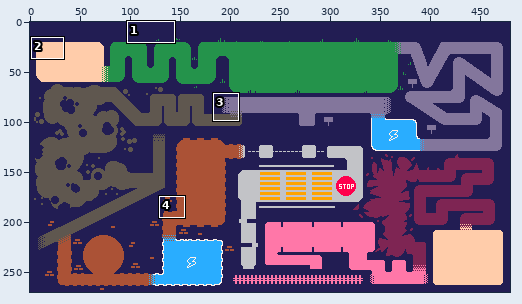
Sprite sheet, stored at Sprites/LEVEL.png. Above: a wide view before the commit, with the close-up outlined.
Close-up. Earlier state:
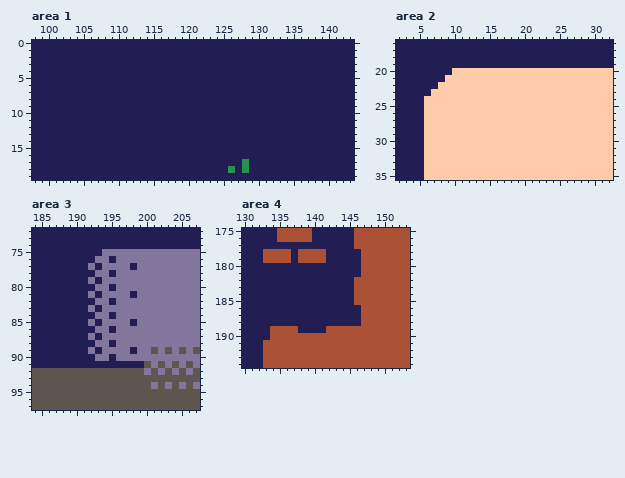
The file is 480x270 pixels. Shown: area 1: x 98..143, y 0..19; area 2: x 2..32, y 16..35; area 3: x 184..207, y 72..97; area 4: x 130..153, y 175..194. The commit also changed other parts of the picture, which this record leaves out.
After:
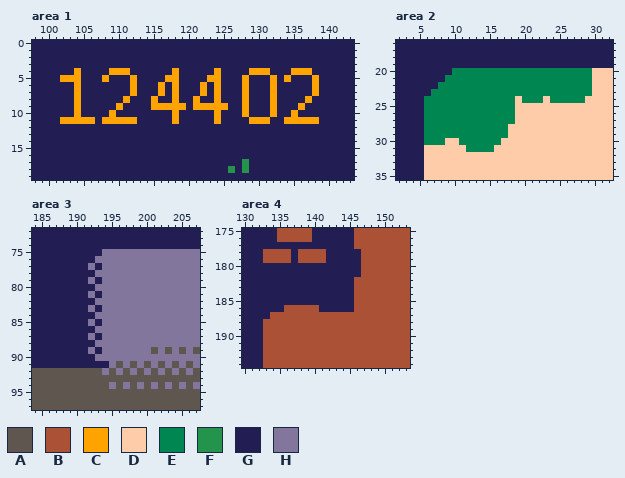
Palette (. is transparent): A #5f574f  B #ab5236  C #ffa300  D #ffccaa  E #008751  F #24934b  G #221d53  H #83769c
Edits made:
Changed rows in their new state; - is an unchanged pixel.
Area 1:
first column x 102:
 4 --C----CCC------C-----C----CCC---CCC-
 5 CCC---C---C----CC----CC---C---C-C---C
 6 --C-------C---C-C---C-C---C---C-----C
 7 --C-------C---C-C---C-C---C---C-----C
 8 --C------C---C--C--C--C---C---C----C-
 9 --C-----C----CCCCC-CCCCC--C---C---C--
10 --C----C--------C-----C---C---C--C---
11 CCCCC-CCCCC-----C-----C----CCC--CCCCC
Area 2:
first column x 6:
20 ----EEEEEEEEEEEEEEEEEEEE
21 ---EEEEEEEEEEEEEEEEEEEEE
22 --EEEEEEEEEEEEEEEEEEEEEE
23 -EEEEEEEEEEEEEEEEEEEEEEE
24 EEEEEEEEEEEEE-EEE-EEEEE-
25 EEEEEEEEEEEEE-----------
26 EEEEEEEEEEEEE-----------
27 EEEEEEEEEEEEE-----------
28 EEEEEEEEEEEE------------
29 EEEEEEEEEEEE------------
30 EEE--EEEEEE-------------
31 ------EEEE--------------
Area 3:
first column x 194:
76 -H----
77 ----H-
78 -H----
80 -H----
81 ----H-
82 -H----
84 -H----
85 ----H-
86 -H----
88 -H----
89 ----H-
90 -H----
91 -HAHAH
92 H-H-H-
94 -H-H-H
Area 4:
first column x 133:
186 ---BBBBB-----B
187 -BBBBBBBBBBBBB
188 BBBBBBBBBBBBBB
189 B----BBBB-----
190 B-------------
